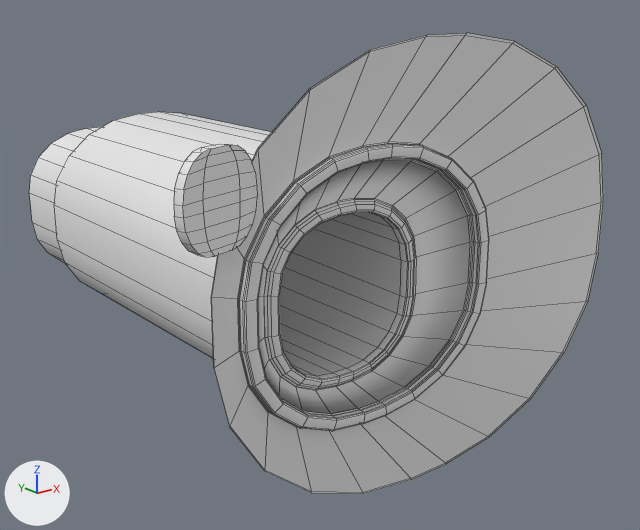
One commit to the FBX model Assets/4 Assets/3D/BottleRycler.fbx: the scene before it, then after it.
Both versions are drawn from a 50 mm camera at (-10.62, -3.18, 11.98) aimed at (2.83, 13.62, 5.26). The lights are fixed; the arrows at lower left show +X, +Y and +Z. The picture after the commit comes second. Mesh edges are drawn as thin lines. Where no turn or scale is listed for an object, it has been applied to the vertices.

The scene before the commit, as lines of its bpy script (objects in view):
```python
me_cube_001 = bpy.data.meshes.new('Cube.001')
me_cube_001.from_pydata(...)  # 680 vertices, 654 faces; spans x -3.93..8.32, y -6.21..5.34, z 1.38..11.11
ob_bottlerecycler = bpy.data.objects.new('BottleRecycler', me_cube_001)
ob_bottlerecycler.location = (0.0, 14.86, 0.0)
```
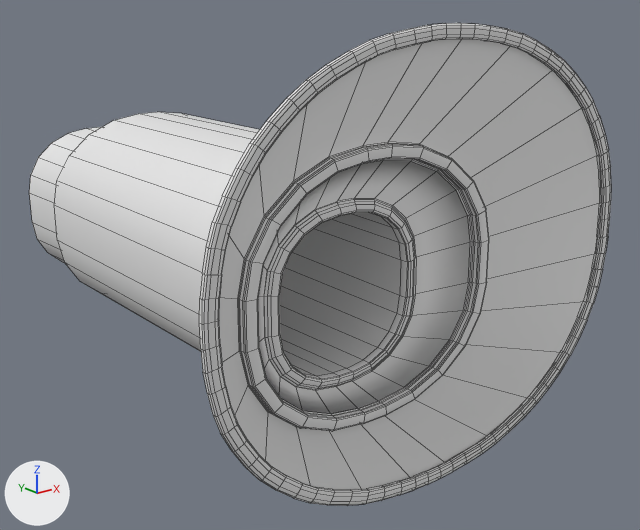
Pixel boxes (x1, y1, x2, y2) of what changed, in the pictures (640 x 530 px):
'BottleRecycler', reshaped
    before: (29, 33, 603, 494)
    after: (29, 23, 611, 506)
part 1 of me_cube_001, added
    after: (199, 23, 611, 506)
part 2 of me_cube_001, deleted
    before: (174, 144, 257, 257)

What changed in the scene script:
```text
Change me_cube_001:
    used by ob_bottlerecycler; location = (0.0, 14.86, 0.0)
    remove me_cube_001.from_pydata(...)  # 680 vertices, 654 faces; spans x -3.93..8.32, y -6.21..5.34, z 1.38..11.11
    add me_cube_001.from_pydata(...)  # 1176 vertices, 1080 faces; spans x -3.32..8.56, y -5.77..5.34, z 1.18..11.31
    me_cube_001 part 1: a new loose piece of 576 vertices spanning x -3.32..8.56, y -5.72..-5.56, z 1.18..11.31
    me_cube_001 part 2
    80 vertices are removed from x -3.93..-2.14, y -6.21..-5.52, z 7.76..9.54
    78 faces are deleted
```
